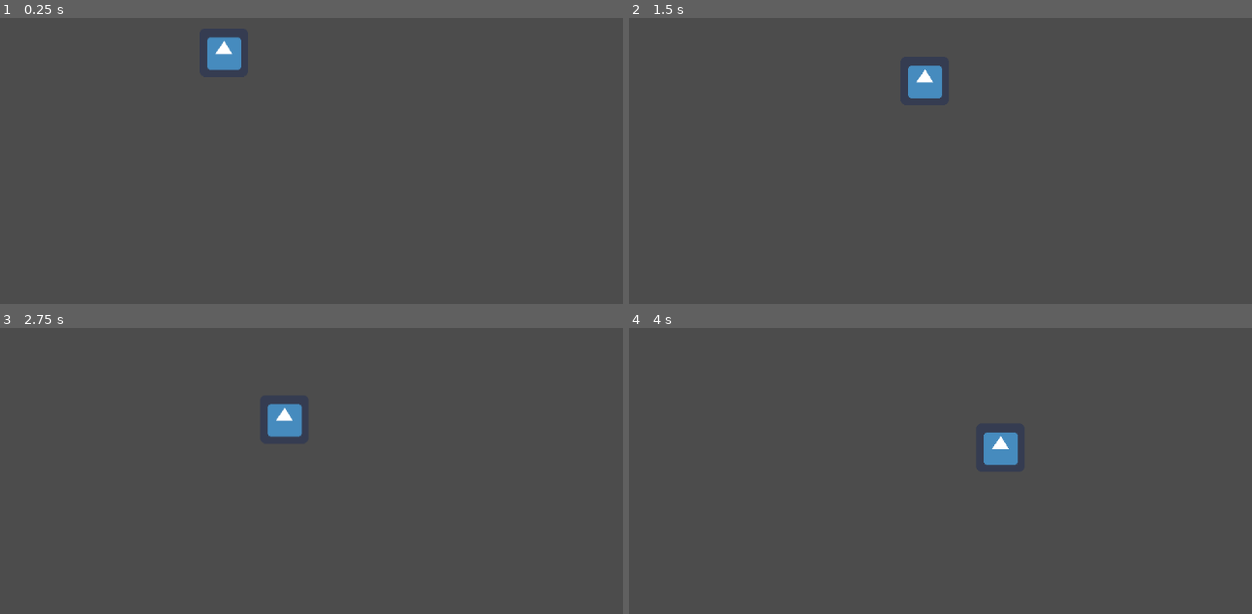
Above: before the commit, frames 1-4 (two rows, left to right).
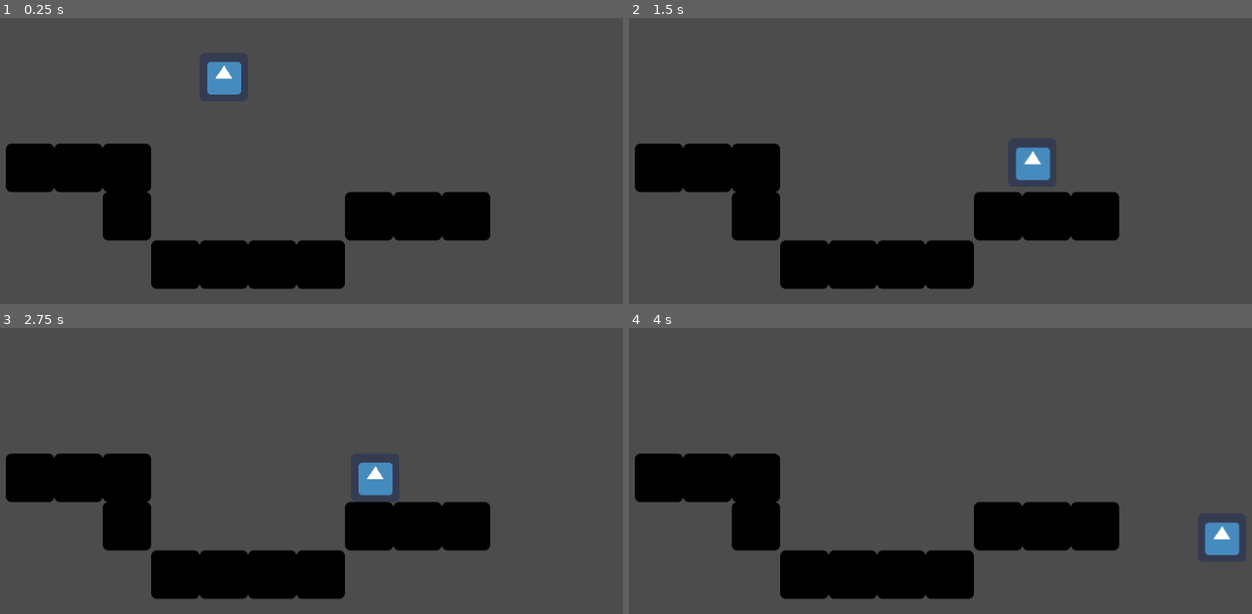
Above: after the commit, the same moments.

Repository: RiverMerrill/RAILS
Game: Godot game, scene res://World.tscn
Two runs of this game, one before a commit and one after it. Both use one fixed random seed, a clock stepped at 60 frames per second and the inputs below. The engine's default icon, where the game draws it, is replaced by a stand-in: a white triangle on a blue panel in a dark square.
Inputs:
- Up to frame 1 (0.25 s): no input
- Up to frame 2 (1.5 s): hold Right (ui_right) from 0.53 s (still down); tap Up (ui_up) at 0.6, 0.77, 1.07, 1.35 s
- Up to frame 3 (2.75 s): tap Up (ui_up) at 1.52, 1.82, 2.1 s; release Right (ui_right) at 2.03 s; hold Left (ui_left) from 2.03 s (still down)
- Up to frame 4 (4 s): release Left (ui_left) at 2.78 s; hold Right (ui_right) from 2.78 s (still down); tap Up (ui_up) at 2.85, 3.02, 3.32, 3.6, 3.77 s

The runs differ from the first frame. In frame 1, 16% of the frame differs, in the area x 0-79%, y 6-95%; in frame 2, 16%; in frame 3, 16%; in frame 4, 16%, in the area x 0-98%, y 36-95%.

Commit message:
Added jumping to script and some floor to jump off of

Diff:
--- a/KinematicBody2D.gd
+++ b/KinematicBody2D.gd
@@ -1,13 +1,20 @@
 extends KinematicBody2D
+
+const UP = Vector2(0,-1)
 
 var motion = Vector2()
 
 func _process(delta):
-	motion.y = 30
+	motion.y += 20
 	if Input.is_action_pressed("ui_right"):
-		motion.x = 100
+		motion.x = 250
 	elif Input.is_action_pressed("ui_left"):
-		motion.x = -100
+		motion.x = -250
 	else:
 		motion.x = 0
-	move_and_slide(motion)
+	if is_on_floor():
+		motion.y = 20
+		if Input.is_action_just_pressed("ui_up"):
+			motion.y = -600
+	motion = move_and_slide(motion, UP)
+	pass
--- a/World.tscn
+++ b/World.tscn
@@ -1,8 +1,18 @@
-[gd_scene load_steps=3 format=2]
+[gd_scene load_steps=5 format=2]
 
 [ext_resource path="res://KinematicBody2D.gd" type="Script" id=1]
 [ext_resource path="res://icon.png" type="Texture" id=2]
 
+[sub_resource type="RectangleShape2D" id=1]
+
+custom_solver_bias = 0.0
+extents = Vector2( 32, 32 )
+
+[sub_resource type="RectangleShape2D" id=2]
+
+custom_solver_bias = 0.0
+extents = Vector2( 32, 32 )
+
 [node name="World" type="Node" index="0"]
 
 [node name="KinematicBody2D" type="KinematicBody2D" parent="." index="0"]
@@ -20,3 +30,253 @@
 [node name="Sprite" type="Sprite" parent="KinematicBody2D" index="0"]
 
 texture = ExtResource( 2 )
+
+[node name="CollisionShape2D" type="CollisionShape2D" parent="KinematicBody2D" index="1"]
+
+shape = SubResource( 1 )
+
+[node name="Walls" type="Node" parent="." index="1"]
+
+editor/display_folded = true
+
+[node name="Wall" type="KinematicBody2D" parent="Walls" index="0"]
+
+editor/display_folded = true
+position = Vector2( 480, 480 )
+input_pickable = false
+collision_layer = 1
+collision_mask = 1
+collision/safe_margin = 0.08
+__meta__ = {
+"_edit_group_": true
+}
+
+[node name="Sprite" type="Sprite" parent="Walls/Wall" index="0"]
+
+modulate = Color( 0, 0, 0, 1 )
+texture = ExtResource( 2 )
+_sections_unfolded = [ "Visibility" ]
+
+[node name="CollisionShape2D" type="CollisionShape2D" parent="Walls/Wall" index="1"]
+
+shape = SubResource( 2 )
+
+[node name="Wall5" type="KinematicBody2D" parent="Walls" index="1"]
+
+editor/display_folded = true
+position = Vector2( 416, 480 )
+input_pickable = false
+collision_layer = 1
+collision_mask = 1
+collision/safe_margin = 0.08
+__meta__ = {
+"_edit_group_": true
+}
+
+[node name="Sprite" type="Sprite" parent="Walls/Wall5" index="0"]
+
+modulate = Color( 0, 0, 0, 1 )
+texture = ExtResource( 2 )
+_sections_unfolded = [ "Visibility" ]
+
+[node name="CollisionShape2D" type="CollisionShape2D" parent="Walls/Wall5" index="1"]
+
+shape = SubResource( 2 )
+
+[node name="Wall9" type="KinematicBody2D" parent="Walls" index="2"]
+
+editor/display_folded = true
+position = Vector2( 352, 416 )
+input_pickable = false
+collision_layer = 1
+collision_mask = 1
+collision/safe_margin = 0.08
+__meta__ = {
+"_edit_group_": true
+}
+
+[node name="Sprite" type="Sprite" parent="Walls/Wall9" index="0"]
+
+modulate = Color( 0, 0, 0, 1 )
+texture = ExtResource( 2 )
+_sections_unfolded = [ "Visibility" ]
+
+[node name="CollisionShape2D" type="CollisionShape2D" parent="Walls/Wall9" index="1"]
+
+shape = SubResource( 2 )
+
+[node name="Wall10" type="KinematicBody2D" parent="Walls" index="3"]
+
+editor/display_folded = true
+position = Vector2( 352, 352 )
+input_pickable = false
+collision_layer = 1
+collision_mask = 1
+collision/safe_margin = 0.08
+__meta__ = {
+"_edit_group_": true
+}
+
+[node name="Sprite" type="Sprite" parent="Walls/Wall10" index="0"]
+
+modulate = Color( 0, 0, 0, 1 )
+texture = ExtResource( 2 )
+_sections_unfolded = [ "Visibility" ]
+
+[node name="CollisionShape2D" type="CollisionShape2D" parent="Walls/Wall10" index="1"]
+
+shape = SubResource( 2 )
+
+[node name="Wall11" type="KinematicBody2D" parent="Walls" index="4"]
+
+editor/display_folded = true
+position = Vector2( 288, 352 )
+input_pickable = false
+collision_layer = 1
+collision_mask = 1
+collision/safe_margin = 0.08
+__meta__ = {
+"_edit_group_": true
+}
+
+[node name="Sprite" type="Sprite" parent="Walls/Wall11" index="0"]
+
+modulate = Color( 0, 0, 0, 1 )
+texture = ExtResource( 2 )
+_sections_unfolded = [ "Visibility" ]
+
+[node name="CollisionShape2D" type="CollisionShape2D" parent="Walls/Wall11" index="1"]
+
+shape = SubResource( 2 )
+
+[node name="Wall12" type="KinematicBody2D" parent="Walls" index="5"]
+
+editor/display_folded = true
+position = Vector2( 224, 352 )
+input_pickable = false
+collision_layer = 1
+collision_mask = 1
+collision/safe_margin = 0.08
+__meta__ = {
+"_edit_group_": true
+}
+
+[node name="Sprite" type="Sprite" parent="Walls/Wall12" index="0"]
+
+modulate = Color( 0, 0, 0, 1 )
+texture = ExtResource( 2 )
+_sections_unfolded = [ "Visibility" ]
+
+[node name="CollisionShape2D" type="CollisionShape2D" parent="Walls/Wall12" index="1"]
+
+shape = SubResource( 2 )
+
+[node name="Wall2" type="KinematicBody2D" parent="Walls" index="6"]
+
+editor/display_folded = true
+position = Vector2( 544, 480 )
+input_pickable = false
+collision_layer = 1
+collision_mask = 1
+collision/safe_margin = 0.08
+__meta__ = {
+"_edit_group_": true
+}
+
+[node name="Sprite" type="Sprite" parent="Walls/Wall2" index="0"]
+
+modulate = Color( 0, 0, 0, 1 )
+texture = ExtResource( 2 )
+_sections_unfolded = [ "Visibility" ]
+
+[node name="CollisionShape2D" type="CollisionShape2D" parent="Walls/Wall2" index="1"]
+
+shape = SubResource( 2 )
+
+[node name="Wall3" type="KinematicBody2D" parent="Walls" index="7"]
+
+editor/display_folded = true
+position = Vector2( 608, 480 )
+input_pickable = false
+collision_layer = 1
+collision_mask = 1
+collision/safe_margin = 0.08
+__meta__ = {
+"_edit_group_": true
+}
+
+[node name="Sprite" type="Sprite" parent="Walls/Wall3" index="0"]
+
+modulate = Color( 0, 0, 0, 1 )
+texture = ExtResource( 2 )
+_sections_unfolded = [ "Visibility" ]
+
+[node name="CollisionShape2D" type="CollisionShape2D" parent="Walls/Wall3" index="1"]
+
+shape = SubResource( 2 )
+
+[node name="Wall6" type="KinematicBody2D" parent="Walls" index="8"]
+
+editor/display_folded = true
+position = Vector2( 672, 416 )
+input_pickable = false
+collision_layer = 1
+collision_mask = 1
+collision/safe_margin = 0.08
+__meta__ = {
+"_edit_group_": true
+}
+
+[node name="Sprite" type="Sprite" parent="Walls/Wall6" index="0"]
+
+modulate = Color( 0, 0, 0, 1 )
+texture = ExtResource( 2 )
+_sections_unfolded = [ "Visibility" ]
+
+[node name="CollisionShape2D" type="CollisionShape2D" parent="Walls/Wall6" index="1"]
+
+shape = SubResource( 2 )
+
+[node name="Wall7" type="KinematicBody2D" parent="Walls" index="9"]
+
+editor/display_folded = true
+position = Vector2( 736, 416 )
+input_pickable = false
+collision_layer = 1
+collision_mask = 1
+collision/safe_margin = 0.08
+__meta__ = {
+"_edit_group_": true
+}
+
+[node name="Sprite" type="Sprite" parent="Walls/Wall7" index="0"]
+
+modulate = Color( 0, 0, 0, 1 )
+texture = ExtResource( 2 )
+_sections_unfolded = [ "Visibility" ]
+
+[node name="CollisionShape2D" type="CollisionShape2D" parent="Walls/Wall7" index="1"]
+
+shape = SubResource( 2 )
+
+[node name="Wall8" type="KinematicBody2D" parent="Walls" index="10"]
+
+editor/display_folded = true
+position = Vector2( 800, 416 )
+input_pickable = false
+collision_layer = 1
+collision_mask = 1
+collision/safe_margin = 0.08
+__meta__ = {
+"_edit_group_": true
+}
+
+[node name="Sprite" type="Sprite" parent="Walls/Wall8" index="0"]
+
+modulate = Color( 0, 0, 0, 1 )
+texture = ExtResource( 2 )
+_sections_unfolded = [ "Visibility" ]
+
+[node name="CollisionShape2D" type="CollisionShape2D" parent="Walls/Wall8" index="1"]
+
+shape = SubResource( 2 )
